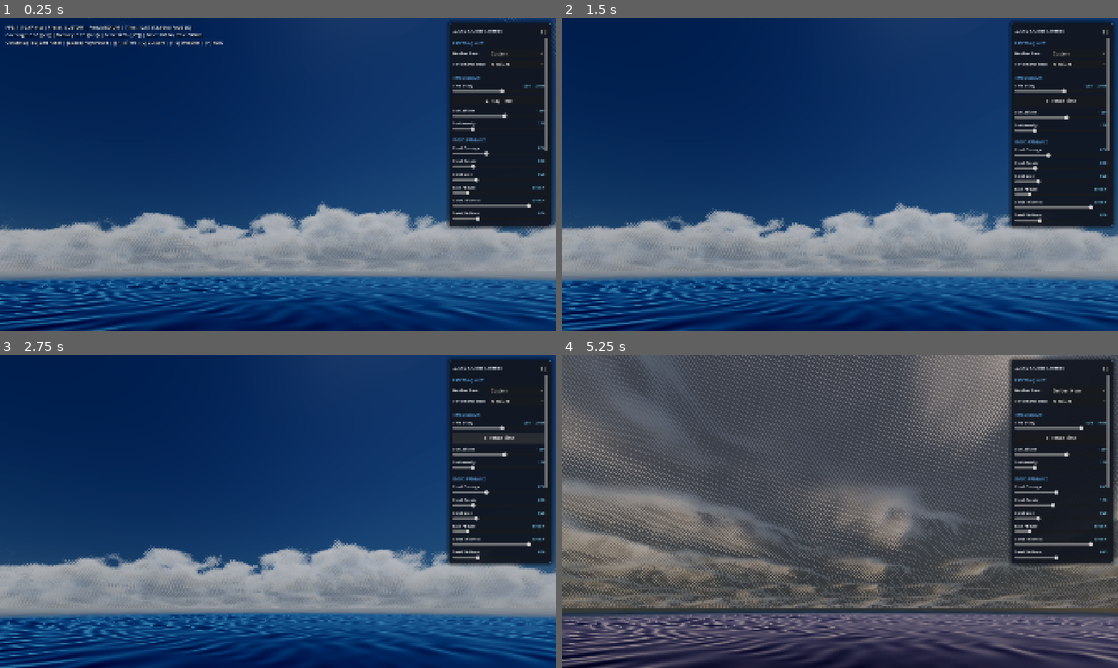
Above: before the commit, frames 1-4 (two rows, left to right).
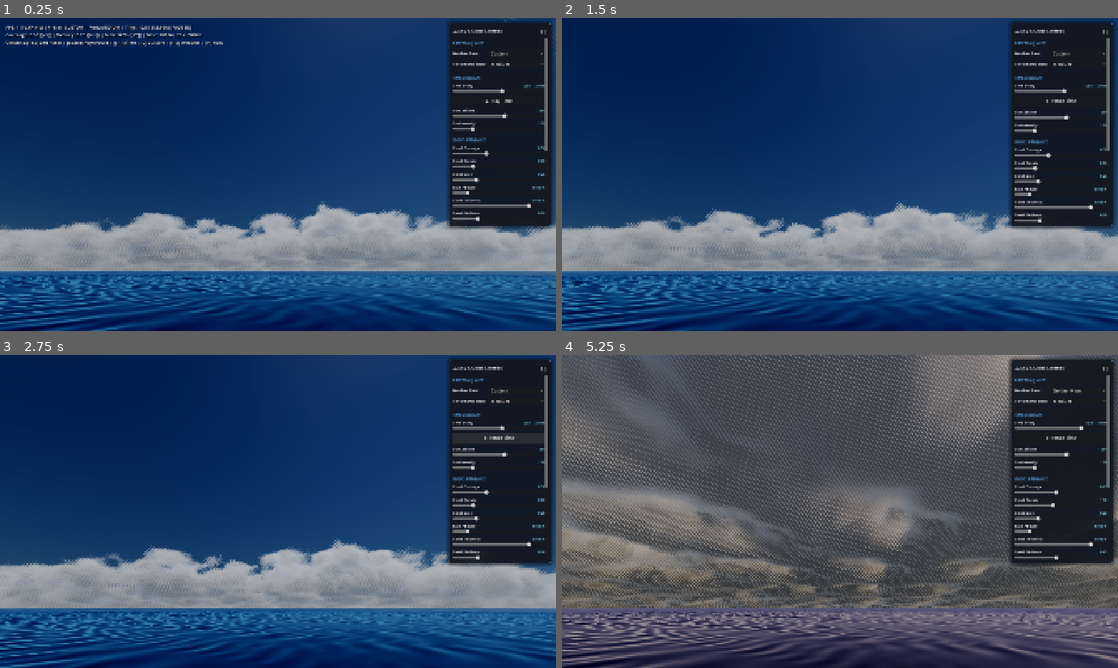
Above: after the commit, the same moments.

Repository: rlsl0422/godot-simple-sky
Game: Godot game, scene res://scenes/main_showcase.tscn
Same seed, same stepped clock (60 frames per second), same inputs: the game is played once before the commit and once after it.
Inputs (mouse positions are in pixels of both pictures, inside the frame that each line leads up to):
- Up to frame 1 (0.25 s): no input
- Up to frame 2 (1.5 s): click "▶ Play Time" at 0.5 s; tap Enter at 1.25 s; move the mouse to (962, 158) at 1.27 s; hold D from 1.28 s (still down); tap H at 1.35 s; click (962, 158) at 1.42 s
- Up to frame 3 (2.75 s): tap Space at 1.52 s; release D at 2 s; click "▶ Play Time" at 2 s
- Up to frame 4 (5.25 s): drag from (728, 527) to (812, 574) at 2.77 s; move the mouse to (895, 442) at 3.52 s; hold D 3.53-4.25 s; tap 1 at 3.6 s; drag from (812, 574) to (673, 464) at 4.27 s; move the mouse to (1006, 558) at 5.02 s; hold A from 5.03 s (still down); tap 3 at 5.1 s

The runs differ from the first frame. In frame 1, 2.6% of the frame differs, in the area x 0-100%, y 80-99%; in frame 2, 2.6%; in frame 3, 2.5%; in frame 4, 2.8%, in the area x 0-100%, y 80-98%.

Commit message:
Fix floating CSGBox3D glitch and calibrate high-res/distant ocean color blending

Diff:
--- a/scenes/main_showcase.tscn
+++ b/scenes/main_showcase.tscn
@@ -99,8 +99,8 @@
 shader_parameter/sun_intensity = 10.0
 shader_parameter/sky_ambient_color = Color(0.035, 0.12, 0.35, 1)
 shader_parameter/sky_horizon_color = Color(0.14, 0.34, 0.58, 1)
-shader_parameter/fade_inner_radius = 1400.0
-shader_parameter/fade_outer_radius = 2400.0
+shader_parameter/fade_inner_radius = 2800.0
+shader_parameter/fade_outer_radius = 3800.0
 shader_parameter/custom_time = 311.333
 shader_parameter/tonemap_mode = 1
 shader_parameter/exposure = 1.0
@@ -108,7 +108,7 @@
 shader_parameter/wave_normal_tex = ExtResource("10_n1aei")
 
 [sub_resource type="PlaneMesh" id="PlaneMesh_k8c2n"]
-size = Vector2(6000, 6000)
+size = Vector2(8000, 8000)
 subdivide_width = 256
 subdivide_depth = 256
 
@@ -242,7 +242,3 @@
 extra_cull_margin = 16384.0
 custom_aabb = AABB(-100000, -100000, -100000, 200000, 200000, 200000)
 mesh = SubResource("QuadMesh_n02pc")
-
-[node name="CSGBox3D" type="CSGBox3D" parent="." unique_id=1412476091]
-transform = Transform3D(0.9235375, 0.36805552, 0.10776677, -0.3835082, 0.8863254, 0.25951636, 0, -0.28100252, 0.959707, 0.6406925, -0.93969715, -2.5693097)
-size = Vector3(5.7094727, 5.2817383, 8.116272)
--- a/scripts/ocean_controller.gd
+++ b/scripts/ocean_controller.gd
@@ -196,19 +196,19 @@
 # ==========================================
 @export_group("Horizon & Distance Fade")
 ## Inner radius in meters where wave displacement starts fading to ensure seamless curvature blending with the horizon.
-@export_range(500.0, 4000.0, 50.0) var fade_inner_radius: float = 1400.0:
+@export_range(500.0, 5000.0, 50.0) var fade_inner_radius: float = 2800.0:
 	set(val):
 		fade_inner_radius = val
 		_update_ocean_uniform("fade_inner_radius", val)
 
 ## Outer radius in meters where the ocean surface mesh smoothly dissipates to transparent, preventing visible grid boundaries.
-@export_range(800.0, 5000.0, 50.0) var fade_outer_radius: float = 2400.0:
+@export_range(800.0, 6000.0, 50.0) var fade_outer_radius: float = 3800.0:
 	set(val):
 		fade_outer_radius = val
 		_update_ocean_uniform("fade_outer_radius", val)
 
 # Internal Grid Configuration
-const GRID_SIZE: float = 6000.0
+const GRID_SIZE: float = 8000.0
 const GRID_SUBDIVISIONS: int = 256
 var _ocean_mat: ShaderMaterial
 var _underwater_mat: ShaderMaterial
@@ -385,6 +385,8 @@
 
 	if atmosphere_controller._sky_material:
 		atmosphere_controller._sky_material.set_shader_parameter("deep_water_color", Vector3(deep_water_color.r, deep_water_color.g, deep_water_color.b))
+		atmosphere_controller._sky_material.set_shader_parameter("sky_ambient_color", Vector3(sky_amb.r, sky_amb.g, sky_amb.b))
+		atmosphere_controller._sky_material.set_shader_parameter("sky_horizon_color", Vector3(sky_hor.r, sky_hor.g, sky_hor.b))
 
 	if _underwater_mat:
 		_underwater_mat.set_shader_parameter("sun_direction", sun_dir)
--- a/shaders/atmosphere_clouds.gdshader
+++ b/shaders/atmosphere_clouds.gdshader
@@ -23,6 +23,8 @@
 uniform float ozone_strength : hint_range(0.0, 4.0, 0.1) = 1.2;
 uniform vec3 ground_color : source_color = vec3(0.18, 0.22, 0.20);
 uniform vec3 deep_water_color : source_color = vec3(0.004, 0.026, 0.085);
+uniform vec3 sky_ambient_color : source_color = vec3(0.035, 0.120, 0.350);
+uniform vec3 sky_horizon_color : source_color = vec3(0.140, 0.340, 0.580);
 
 // ==========================================
 // UNIFORMS: VOLUMETRIC CLOUDS
@@ -376,9 +378,9 @@
 	float sun_elev = sun_above_horizon * clamp(sun_dir.y, 0.0, 1.0);
 	vec3 specular = sun_light_color * D * fresnel * clamp(sun_dir.y * 1.5, 0.0, 1.0) * 0.35 * sun_above_horizon;
 
-	// Deep Ocean Base Color + Fresnel Reflection of Sky
-	vec3 diffuse_water = deep_water_color * (sun_light_color * 0.07 * sun_elev + sky_color * 0.70);
-	vec3 reflected_sky = mix(sky_color * 0.75, vec3(0.06, 0.18, 0.38), 0.40);
+	// Deep Ocean Base Color + Fresnel Reflection of Sky (100% matched with ocean_surface.gdshader)
+	vec3 diffuse_water = deep_water_color * (sun_light_color * 0.07 * sun_elev + sky_ambient_color * 0.70);
+	vec3 reflected_sky = mix(sky_ambient_color * 0.75, sky_horizon_color, 0.40);
 	vec3 ocean_surface = mix(diffuse_water, reflected_sky, fresnel) + specular;
 
 	return ocean_surface;
@@ -578,10 +580,11 @@
 			float horizon_dip = -sqrt(max(2.0 * cam_height / R_EARTH, 0.0));
 			vec3 ocean_surface = compute_distant_ocean(camera_pos_km, ray_dir, sun_dir, sun_light_color, sky_color, t_ground_0, time_val);
 
-			float g_haze = clamp(1.0 - exp(-t_ground_0 * 0.04 * atmosphere_density), 0.0, 1.0);
-			float horizon_factor = smoothstep(horizon_dip - 0.025, horizon_dip + 0.002, ray_dir.y);
+			float g_haze = clamp(1.0 - exp(-t_ground_0 * 0.018 * atmosphere_density), 0.0, 1.0);
+			float horizon_factor = smoothstep(horizon_dip - 0.004, horizon_dip + 0.001, ray_dir.y);
 			float total_haze = max(g_haze, horizon_factor);
-			background = mix(ocean_surface, sky_color, total_haze);
+			vec3 haze_color = mix(sky_horizon_color, sky_color, smoothstep(0.05, 0.75, total_haze));
+			background = mix(ocean_surface, haze_color, total_haze);
 		}
 		vec3 final_color = background * transmittance + accumulated_cloud_color + direct_sun_disc;
 		COLOR = apply_tonemapping(final_color, exposure, tonemap_mode, white_point);
@@ -592,10 +595,11 @@
 			float horizon_dip = -sqrt(max(2.0 * cam_height / R_EARTH, 0.0));
 			vec3 ocean_surface = compute_distant_ocean(camera_pos_km, ray_dir, sun_dir, sun_light_color, sky_color, t_ground_0, time_val);
 
-			float g_haze = clamp(1.0 - exp(-t_ground_0 * 0.04 * atmosphere_density), 0.0, 1.0);
-			float horizon_factor = smoothstep(horizon_dip - 0.025, horizon_dip + 0.002, ray_dir.y);
+			float g_haze = clamp(1.0 - exp(-t_ground_0 * 0.018 * atmosphere_density), 0.0, 1.0);
+			float horizon_factor = smoothstep(horizon_dip - 0.004, horizon_dip + 0.001, ray_dir.y);
 			float total_haze = max(g_haze, horizon_factor);
-			base_surface = mix(ocean_surface, sky_color, total_haze);
+			vec3 haze_color = mix(sky_horizon_color, sky_color, smoothstep(0.05, 0.75, total_haze));
+			base_surface = mix(ocean_surface, haze_color, total_haze);
 		}
 		vec3 final_color = base_surface + sun_disc_color;
 		COLOR = apply_tonemapping(final_color, exposure, tonemap_mode, white_point);
--- a/shaders/ocean_surface.gdshader
+++ b/shaders/ocean_surface.gdshader
@@ -61,8 +61,8 @@
 // UNIFORMS: HORIZON & DISTANCE FADE
 // ==========================================
 group_uniforms Horizon_Blend;
-uniform float fade_inner_radius : hint_range(500.0, 5000.0, 50.0) = 1400.0;
-uniform float fade_outer_radius : hint_range(800.0, 6000.0, 50.0) = 2400.0;
+uniform float fade_inner_radius : hint_range(500.0, 5000.0, 50.0) = 2800.0;
+uniform float fade_outer_radius : hint_range(800.0, 6000.0, 50.0) = 3800.0;
 uniform float custom_time = 0.0;
 
 // ==========================================
@@ -531,12 +531,11 @@
 	float to_distant = clamp(max(dist_blend, alt_blend), 0.0, 1.0);
 	surface_color = mix(surface_color, distant_ocean_color, to_distant);
 
-	// Aerial Perspective / Horizon Blending:
-	// Only applies when looking towards the distant planetary horizon at grazing angles (V.y near 0).
-	// Strictly disabled when looking downwards at the ocean below, completely banishing the bright circular donut halo!
+	// Aerial Perspective / Distance Haze (calibrated exponential extinction matching atmosphere_clouds.gdshader)
+	float dist_km = length(cam_pos - v_world_pos) * 0.001;
 	float grazing_factor = clamp(1.0 - V.y * 3.5, 0.0, 1.0);
-	float horizon_haze = smoothstep(fade_inner_radius * 0.70, fade_outer_radius, v_cam_dist) * grazing_factor;
-	surface_color = mix(surface_color, sky_horizon_color, horizon_haze * 0.65);
+	float mesh_haze = clamp(1.0 - exp(-dist_km * 0.018), 0.0, 1.0) * grazing_factor;
+	surface_color = mix(surface_color, sky_horizon_color, mesh_haze);
 
 	// Photographic Tone Mapping (ACES Film matching atmosphere_clouds.gdshader)
 	surface_color = apply_tonemapping(surface_color, exposure, tonemap_mode, white_point);
Binary file changed: screenshots/time_00h_midnight.png
Binary file changed: screenshots/time_02h30_user_reported.png
Binary file changed: screenshots/time_04h_dawn.png
Binary file changed: screenshots/time_08h_morning.png
Binary file changed: screenshots/time_12h_noon.png
Binary file changed: screenshots/time_16h_afternoon.png
Binary file changed: screenshots/time_18h_sunset.png
Binary file changed: screenshots/time_20h_dusk.png
